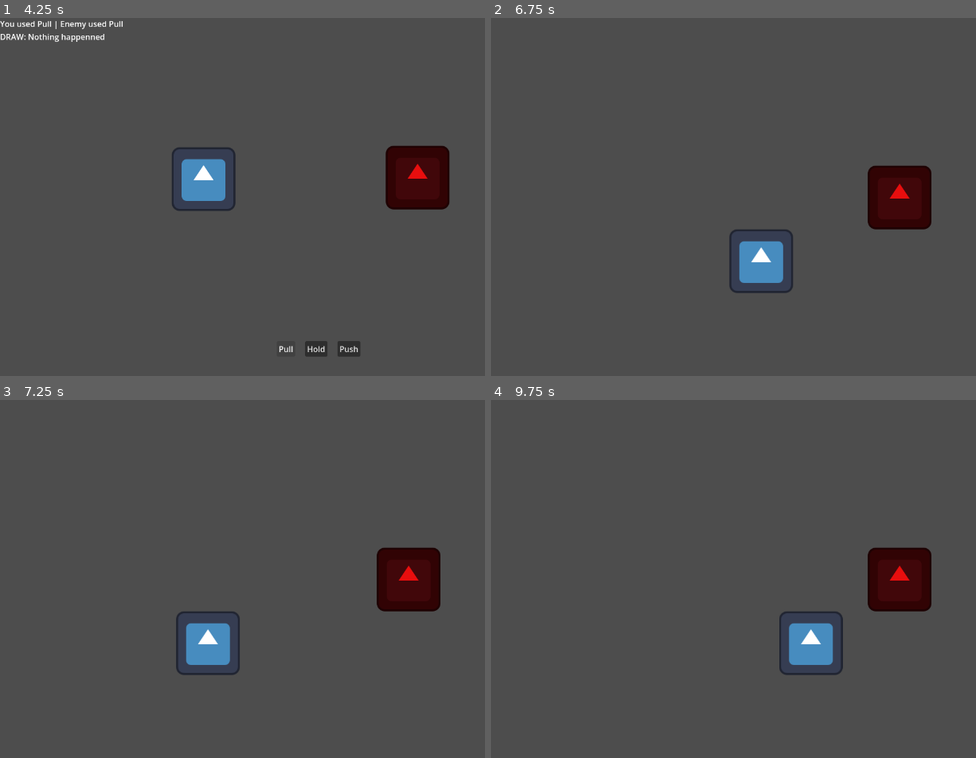
Above: before the commit, frames 1-4 (two rows, left to right).
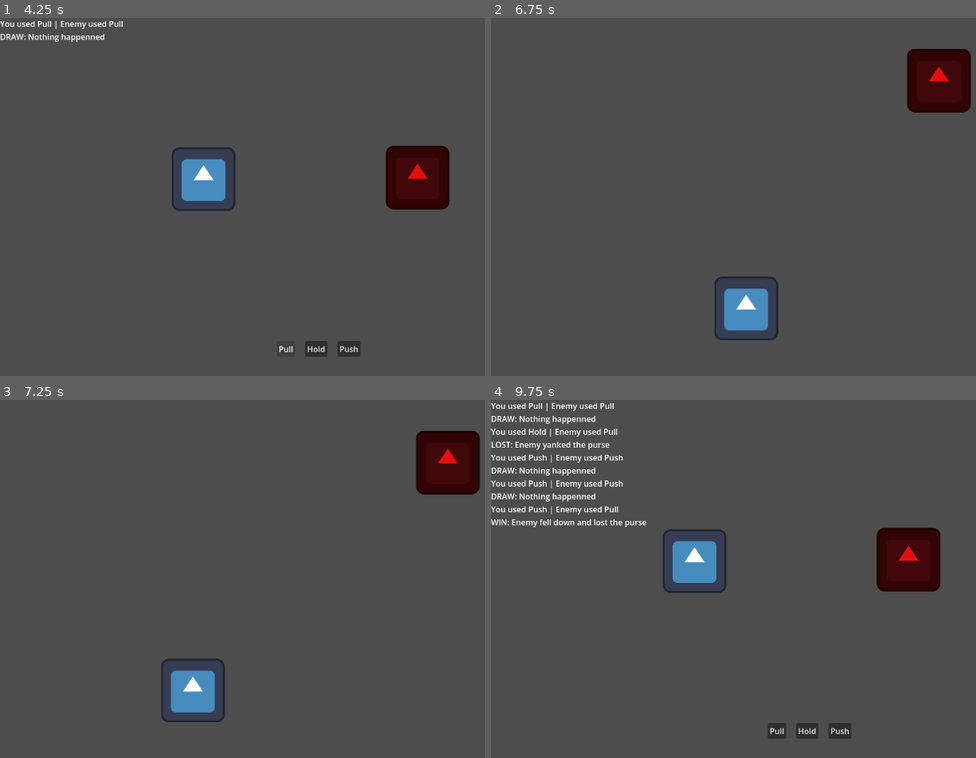
Above: after the commit, the same moments.

Repository: johnreybacal/gran-theft-aubrey
Game: Godot game, scene res://scenes/game_explore.tscn
Same seed, same stepped clock (60 frames per second), same inputs: the game is played once before the commit and once after it. The engine's default icon, where the game draws it, is replaced by a stand-in: a white triangle on a blue panel in a dark square.
Inputs:
- Up to frame 1 (4.25 s): tap Enter at 0.5 s; hold D (move_right) 0.53-1.28 s; hold S (move_down) 1.28-2.03 s; hold D (move_right) 2.03-2.78 s; hold W (move_up) 2.78-3.5 s; click "Pull" at 3.5 s
- Up to frame 2 (6.75 s): click "Hold" at 4.25 s; click "Push" at 5 s; tap Space at 5.75 s; hold A (move_left) from 5.78 s (still down); tap Enter at 6.5 s
- Up to frame 3 (7.25 s): keep holding A (move_left)
- Up to frame 4 (9.75 s): release A (move_left) at 7.28 s; hold S (move_down) 7.28-8.03 s; hold D (move_right) 8.03-8.78 s; hold W (move_up) 8.78-9.53 s; hold D (move_right) from 9.53 s (still down)

Frame 1 is identical in both runs. In frame 2, 7.3% of the frame differs, in the area x 46-100%, y 8-90%; in frame 3, 7.3%; in frame 4, 7.6%, in the area x 0-93%, y 0-95%.

Commit message:
state management | event bus update | stun, avoid, chase

Diff:
--- a/project.godot
+++ b/project.godot
@@ -23,6 +23,7 @@
 
 EventBus="*res://scripts/event_bus.gd"
 Meta="*res://scripts/meta.gd"
+StateManager="*uid://cdi66x40bdf6a"
 
 [display]
 
--- a/scenes/explore_enemy.tscn
+++ b/scenes/explore_enemy.tscn
@@ -6,13 +6,15 @@
 [sub_resource type="RectangleShape2D" id="RectangleShape2D_cxtud"]
 size = Vector2(128, 128)
 
-[node name="ExploreEnemy" type="CharacterBody2D"]
+[node name="ExploreEnemy" type="CharacterBody2D" unique_id=2108070940]
 motion_mode = 1
 script = ExtResource("1_1ytwq")
 
-[node name="Sprite2D" type="Sprite2D" parent="."]
+[node name="Sprite2D" type="Sprite2D" parent="." unique_id=310500184]
 modulate = Color(0.9098039, 0.05490196, 0.05490196, 1)
 texture = ExtResource("1_28hsj")
 
-[node name="CollisionShape2D" type="CollisionShape2D" parent="."]
+[node name="CollisionShape2D" type="CollisionShape2D" parent="." unique_id=848567390]
 shape = SubResource("RectangleShape2D_cxtud")
+
+[node name="NavigationAgent2D" type="NavigationAgent2D" parent="." unique_id=831515124]
--- a/scenes/game_explore.tscn
+++ b/scenes/game_explore.tscn
@@ -1,14 +1,24 @@
-[gd_scene load_steps=4 format=3 uid="uid://dqnpji2jsxo8y"]
+[gd_scene format=3 uid="uid://dqnpji2jsxo8y"]
 
 [ext_resource type="Script" uid="uid://bbw8o084ylbys" path="res://scripts/game_explore.gd" id="1_fiwcs"]
 [ext_resource type="PackedScene" uid="uid://cv742kmoulqfk" path="res://scenes/explore_player.tscn" id="1_tutr7"]
 [ext_resource type="PackedScene" uid="uid://cfh1ww543dm42" path="res://scenes/explore_enemy.tscn" id="2_1208y"]
 
-[node name="GameExplore" type="Node2D"]
+[sub_resource type="NavigationPolygon" id="NavigationPolygon_fiwcs"]
+vertices = PackedVector2Array(1275.9531, 13.96875, 1273.0391, 707.0625, 13.9296875, 715.9219, 9.0625, 11.0234375)
+polygons = Array[PackedInt32Array]([PackedInt32Array(0, 1, 2, 3)])
+outlines = Array[PackedVector2Array]([PackedVector2Array(-1, 1, 1286, 4, 1283, 717, 1283, 717, 4, 726, 4, 726)])
+
+[node name="GameExplore" type="Node2D" unique_id=1622595834]
 script = ExtResource("1_fiwcs")
 
-[node name="ExplorePlayer" parent="." instance=ExtResource("1_tutr7")]
+[node name="ExplorePlayer" parent="." unique_id=1418164251 instance=ExtResource("1_tutr7")]
 position = Vector2(423, 378)
 
-[node name="ExploreEnemy" parent="." instance=ExtResource("2_1208y")]
+[node name="ExploreEnemy" parent="." unique_id=1382464199 instance=ExtResource("2_1208y")]
 position = Vector2(821, 361)
+move_speed = null
+max_arthritis = null
+
+[node name="NavigationRegion2D" type="NavigationRegion2D" parent="." unique_id=447760284]
+navigation_polygon = SubResource("NavigationPolygon_fiwcs")
--- a/scripts/event_bus.gd
+++ b/scripts/event_bus.gd
@@ -1,16 +1,10 @@
 extends Node
 
-var is_encountered: bool = false
+signal on_player_move(direction: Vector2)
+signal on_encounter_start(instance_id: int)
+signal on_encounter_end(instance_id: int, is_purse_stolen: bool)
 
-signal on_player_move(direction: Vector2)
-signal toggle_encounter(value: bool)
-
-func _ready() -> void:
-    toggle_encounter.connect(_toggle_encounter)
 
 func _physics_process(_delta: float) -> void:
     var move_vector := Input.get_vector("move_left", "move_right", "move_up", "move_down")
     on_player_move.emit(move_vector)
-
-func _toggle_encounter(value: bool):
-    is_encountered = value
--- a/scripts/explore_enemy.gd
+++ b/scripts/explore_enemy.gd
@@ -1,2 +1,96 @@
 extends CharacterBody2D
 class_name ExploreEnemy
+
+@export var move_speed: float = 200
+@export var max_arthritis: float = 10
+var granny: StateManager.GrannyNpc
+var player: ExplorePlayer
+
+var move_interval: float = .5
+var stun_interval: float = 1
+var avoid_interval: float = 2
+var chase_interval: float = 5
+
+@onready var navigation_agent: NavigationAgent2D = $NavigationAgent2D
+
+func _ready() -> void:
+    EventBus.on_encounter_end.connect(_on_encounter_end)
+
+    _init_granny.call_deferred()
+    # Make sure to not await during _ready.
+    _actor_setup.call_deferred()
+
+func _init_granny():
+    granny = StateManager.GrannyNpc.init(get_instance_id(), max_arthritis)
+    StateManager.enemies.append(granny)
+
+func _process(delta: float) -> void:
+    if granny.is_stunned:
+        stun_interval -= delta
+        if stun_interval <= 0:
+            granny.is_stunned = false
+            stun_interval = 2
+
+        return
+
+    if player and granny.is_moving():
+        move_interval -= delta
+
+        # Targeting
+        if move_interval <= 0:
+            move_interval = .5
+            if granny.is_avoiding:
+                var direction = player.position.direction_to(position)
+                _set_movement_target(position + (direction * 100))
+            elif granny.is_chasing:
+                _set_movement_target(player.position)
+
+        if granny.is_avoiding:
+            avoid_interval -= delta
+            if avoid_interval <= 0:
+                granny.is_avoiding = false
+                avoid_interval = 2
+
+        if granny.is_chasing:
+            chase_interval -= delta
+            if chase_interval <= 0:
+                granny.is_chasing = false
+                chase_interval = 5
+
+
+func _physics_process(_delta: float) -> void:
+    if navigation_agent.is_navigation_finished():
+        return
+
+    var next_path_position: Vector2 = navigation_agent.get_next_path_position()
+
+
+    velocity = global_position.direction_to(next_path_position) * (move_speed * (.75 if granny.is_avoiding else 1.))
+
+    move_and_slide()
+
+func _actor_setup():
+    # Wait for the first physics frame so the NavigationServer can sync.
+    await get_tree().physics_frame
+
+func _set_movement_target(movement_target: Vector2):
+    navigation_agent.target_position = movement_target
+
+func _on_encounter_end(instance_id: int, is_loser: bool):
+    if get_instance_id() != instance_id:
+        return
+
+    player = instance_from_id(StateManager.player.instance_id)
+
+    if is_loser:
+        granny.is_avoiding = false
+        granny.is_chasing = true
+        granny.is_stunned = true
+        StateManager.enemies_defeated.append(granny)
+    else:
+        granny.is_chasing = false
+        granny.is_avoiding = true
+        if granny in StateManager.enemies_defeated:
+            var index: int = StateManager.enemies_defeated.find(granny)
+            if index != -1:
+                StateManager.enemies_defeated.remove_at(index)
--- a/scripts/explore_player.gd
+++ b/scripts/explore_player.gd
@@ -1,14 +1,23 @@
 extends CharacterBody2D
 class_name ExplorePlayer
 
-var move_speed: float = 250
-
+@export var move_speed: float = 250
+@export var max_arthritis: float = 10
+var granny: StateManager.Granny
 
 func _ready() -> void:
     EventBus.on_player_move.connect(_move)
+    _init_granny.call_deferred()
+
+func _init_granny():
+    granny = StateManager.Granny.init(get_instance_id(), 100)
+    StateManager.player = granny
+    print(granny)
+    print(StateManager.player)
+
 
 func _physics_process(_delta: float) -> void:
-    if EventBus.is_encountered:
+    if StateManager.is_encountered:
         return
     var collision := get_last_slide_collision()
     if collision:
@@ -16,7 +25,7 @@
         if collider is ExploreEnemy:
             var direction = collider.position.direction_to(position).normalized()
             move_and_collide(direction * 100)
-            EventBus.toggle_encounter.emit(true)
+            EventBus.on_encounter_start.emit(collider.get_instance_id())
 
 func _move(direction: Vector2):
     velocity = direction * move_speed
--- a/scripts/game_explore.gd
+++ b/scripts/game_explore.gd
@@ -3,11 +3,6 @@
 func _ready() -> void:
     var fight_scene = preload("res://scenes/game_fight.tscn").instantiate()
     get_tree().root.add_child.call_deferred(fight_scene)
-    EventBus.toggle_encounter.connect(_on_encounter)
+    EventBus.on_encounter_start.connect(hide.unbind(1))
+    EventBus.on_encounter_end.connect(show.unbind(2))
     show()
-
-func _on_encounter(is_encountered: bool):
-    if is_encountered:
-        hide()
-    else:
-        show()
--- a/scripts/game_fight.gd
+++ b/scripts/game_fight.gd
@@ -3,28 +3,24 @@
 @onready var hud: HudFight = $CanvasLayer/HudFight
 
 func _ready() -> void:
-    EventBus.toggle_encounter.connect(_on_encounter)
+    EventBus.on_encounter_start.connect(show.unbind(1))
+    EventBus.on_encounter_end.connect(hide.unbind(2))
     hide()
 
     hud.move_selected.connect(_on_move)
-
-func _on_encounter(is_encountered: bool):
-    if is_encountered:
-        hud.clear_log()
-        show()
-    else:
-        hide()
 
 func _on_visibility_changed() -> void:
     $CanvasLayer.visible = visible
 
 func _on_move(move: Meta.Moves):
     var is_winner = false
+    var is_draw = false
     var enemy_move: Meta.Moves = Meta.Moves.values().pick_random()
 
     hud.append_log("You used " + Meta.get_move_name(move) + " | Enemy used " + Meta.get_move_name(enemy_move))
 
     if move == enemy_move:
+        is_draw = true
         hud.append_log("DRAW: Nothing happenned")
     elif move == Meta.Moves.Pull:
         if enemy_move == Meta.Moves.Hold:
@@ -45,5 +41,7 @@
         elif enemy_move == Meta.Moves.Hold:
             hud.append_log("LOST: You slipped and lost the purse")
 
-    if is_winner:
-        EventBus.toggle_encounter.emit(false)
+    if is_draw:
+        pass
+    else:
+        EventBus.on_encounter_end.emit(StateManager.encounter_enemy_id, is_winner)
--- /dev/null
+++ b/scripts/state_manager.gd
@@ -0,0 +1,49 @@
+extends Node
+
+var is_encountered: bool = false
+var encounter_enemy_id: int
+
+class Granny:
+    var instance_id: int
+    var arthritis: float
+    var max_arthritis: float
+
+    static func init(p_instance_id: int, p_max_arthritis: float):
+        var instance = Granny.new()
+        instance.instance_id = p_instance_id
+        instance.max_arthritis = p_max_arthritis
+        instance.arthritis = 0
+
+        return instance
+
+class GrannyNpc extends Granny:
+    var is_chasing: bool = false
+    var is_avoiding: bool = false
+    var is_stunned: bool = false
+
+    static func init(p_instance_id: int, p_max_arthritis: float):
+        var instance = GrannyNpc.new()
+        instance.instance_id = p_instance_id
+        instance.max_arthritis = p_max_arthritis
+        instance.arthritis = 0
+
+        return instance
+
+    func is_moving():
+        return is_chasing or is_avoiding
+
+var player: Granny
+var enemies: Array[GrannyNpc] = []
+var enemies_defeated: Array[GrannyNpc] = []
+
+func _ready() -> void:
+    EventBus.on_encounter_start.connect(_on_encounter_start)
+    EventBus.on_encounter_end.connect(_on_encounter_end)
+
+func _on_encounter_start(instance_id: int):
+    is_encountered = true
+    encounter_enemy_id = instance_id
+
+func _on_encounter_end(_instance_id: int, _is_winner: bool):
+    is_encountered = false
+    encounter_enemy_id = -1
Not shown: 1 places in scenes/explore_enemy.tscn that only renumber resources
Not shown, added: scripts/state_manager.gd.uid
